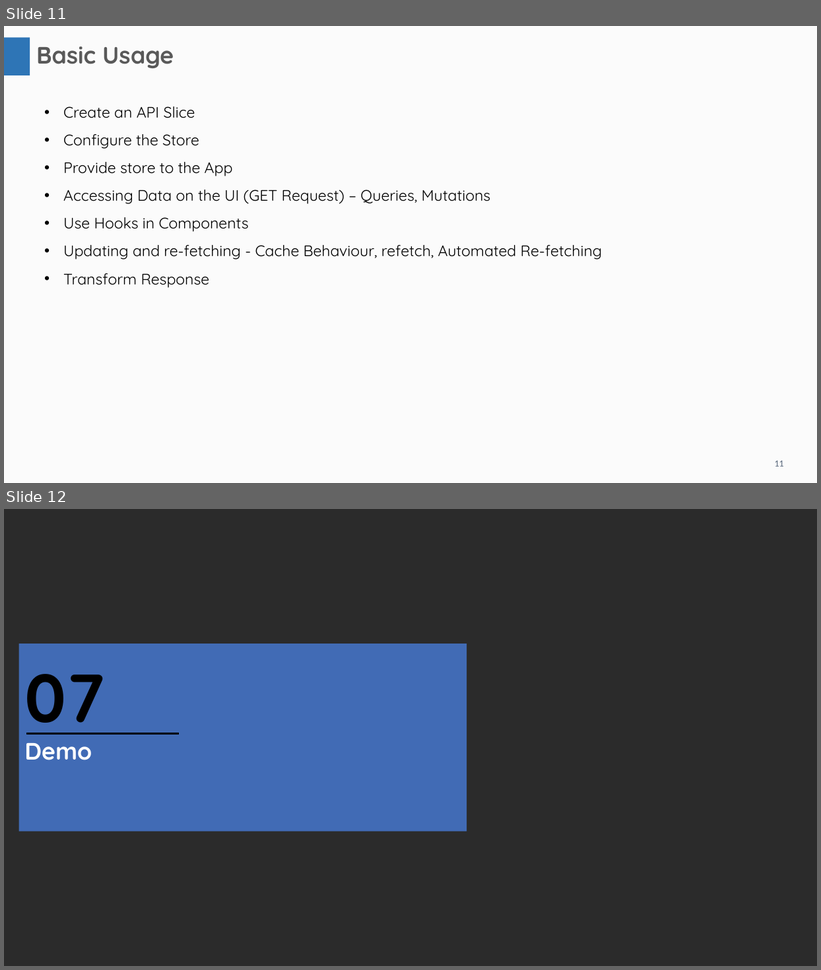
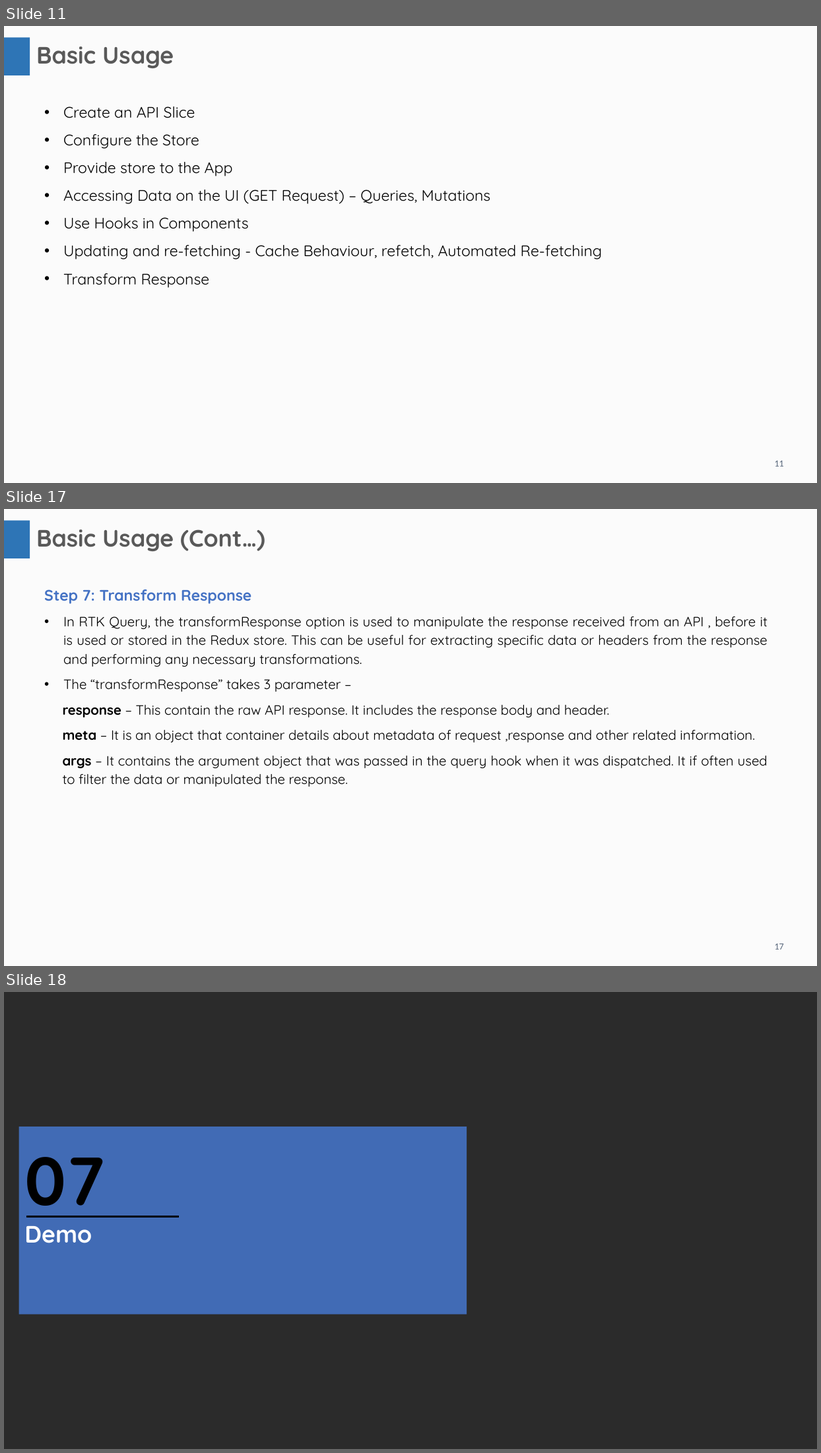
Before and after one commit to JenuTandel/date-fns-n-RTK-Query, a slide deck: RTK Query.pptx. Shown one above the other, each under a label of ours: slides 11 and 12 before the commit, slides 11, 17 and 18 after it; the slides between them are not shown. The pictures are 821x970 and 821x1453 pixels, drawn with LibreOffice and Linux fonts; fonts in the diff are those of the drawing; background and template pictures are left out; a plain dark background stands for a picture behind light text. Boxes give left, top, right and bottom in pixels: in the first picture for what was removed or moved away, otherwise in the second. Text is boxed around its words. In the diff, an @@ line names an element or a change of style, - is before the commit and + after.

```diff
--- a/RTK Query.pptx
+++ b/RTK Query.pptx
@@ slide 17 added at box(4, 509, 817, 966), background #FBFBFB; not listed: 2 template elements that a slide beside it also shows @@
@@ text added at box(36, 529, 265, 551), 28 pt, text #595959, bold @@
+Basic Usage (Cont…)
@@ text added at box(44, 590, 768, 787), 16 pt, text #000000 @@
+Step 7: Transform Response
+• In RTK Query, the transformResponse option is used to manipulate the response received from an API , before it is used or stored in the Redux store. This can be useful for extracting specific data or headers from the response and performing any necessary transformations.
+• The “transformResponse” takes 3 parameter –
+response – This contain the raw API response. It includes the response body and header.
+meta – It is an object that container details about metadata of request ,response and other related information.
+args – It contains the argument object that was passed in the query hook when it was dispatched. It if often used to filter the data or manipulated the response.
@@ what was slide 12 is now slide 18 @@
```
Also in this commit, not shown: 5 other slides added, 50 other files.
